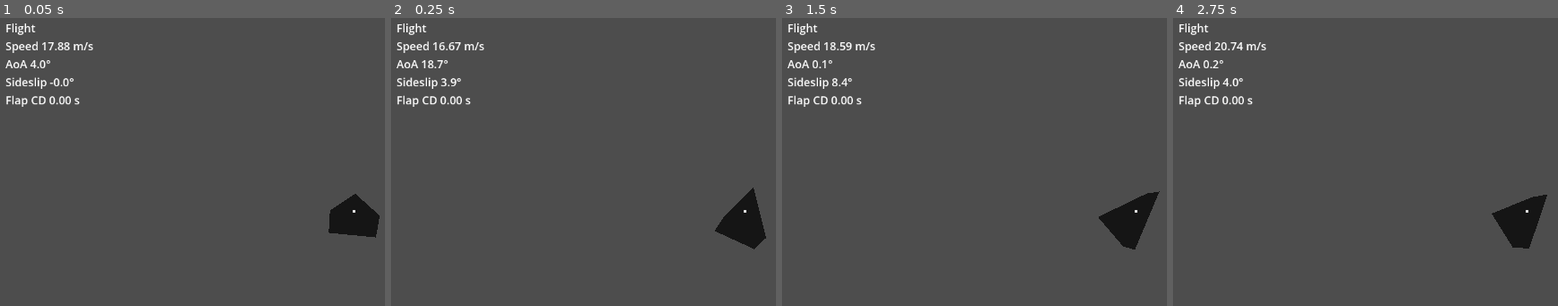
Above: before the commit, frames 1-4 (left to right).
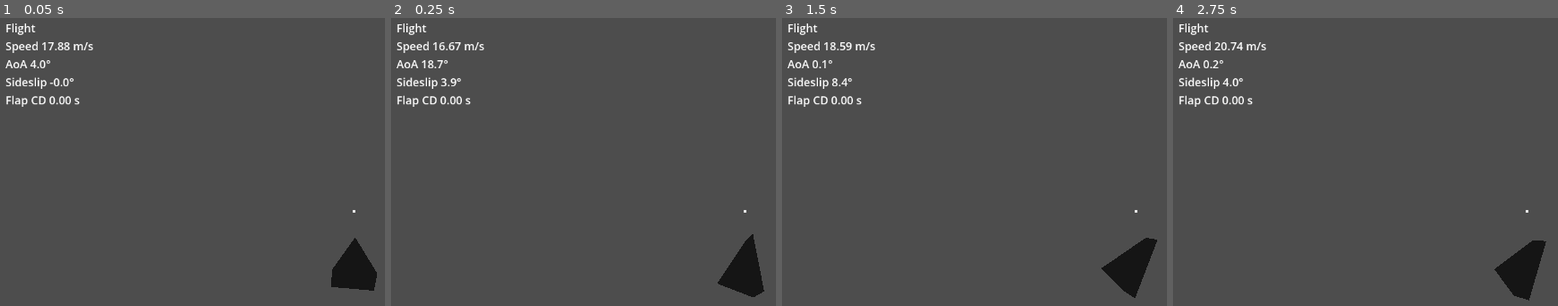
Above: after the commit, the same moments.

Repository: IzalithSky/goose-moves
Game: Godot game, scene res://tests/test_flight_behavior.tscn
Two runs of this game, one before a commit and one after it. Both use one fixed random seed, a clock stepped at 60 frames per second and the inputs below. This scene is started directly instead of the project's main scene.
Inputs (mouse positions are in pixels of both pictures, inside the frame that each line leads up to):
- Up to frame 1 (0.05 s): no input
- Up to frame 2 (0.25 s): no input
- Up to frame 3 (1.5 s): tap Enter at 0.5 s; move the mouse to (outside the picture) at 0.52 s; hold Ctrl (player_crouch) 0.53-1.28 s; hold W (player_forward) from 0.53 s (still down); click (outside the picture) at 0.67 s; tap Space (player_jump) at 0.77, 1.07 s; move the mouse to (1101, 213) at 1.27 s; tap E (player_special) at 1.35 s; click (1101, 213) at 1.42 s
- Up to frame 4 (2.75 s): keep holding W (player_forward); tap Space (player_jump) at 1.52, 1.82 s; move the mouse to (1546, 205) at 2.02 s; hold Shift (player_walk) from 2.03 s (still down); click (1546, 205) at 2.17 s

The runs differ from the first frame. In frame 1, 2.8% of the frame differs, in the area x 85-99%, y 61-95%; in frame 2, 2.7%; in frame 3, 3.0%; in frame 4, 3.0%, in the area x 82-98%, y 61-99%.

Commit message:
fly by wire

Diff:
--- a/data/settings_presets/flight/default.json
+++ b/data/settings_presets/flight/default.json
@@ -11,6 +11,8 @@
 		"flap_impulse_strength": 4.7,
 		"flap_impulse_angle": 45.0,
 		"flap_cooldown": 0.5,
+		"camera_fly_by_wire": 1.0,
+		"camera_fly_by_wire_target_distance": 120.0,
 		"sideslip_compensation": 1.0,
 		"sideslip_compensation_max_yaw": 0.1,
 		"reference_area": 0.275,
--- a/scripts/flight_controller.gd
+++ b/scripts/flight_controller.gd
@@ -2,6 +2,7 @@
 extends CharacterBody3D
 
 const DEFAULT_CAMERA_DISTANCE := 5.0
+const DEFAULT_CAMERA_HEIGHT := 1.6
 const DEFAULT_GRAVITY_SCALE := 0.15
 const DEFAULT_MASS := 4.0
 const DEFAULT_FLAP_IMPULSE_STRENGTH := 4.7
@@ -9,8 +10,23 @@
 const DEFAULT_FLAP_COOLDOWN := 0.5
 const DEFAULT_PITCH_RATE_DEGREES_PER_SECOND := 120.0
 const DEFAULT_ROLL_RATE_DEGREES_PER_SECOND := 120.0
+const DEFAULT_CAMERA_FLY_BY_WIRE_ENABLED := 1.0
+const DEFAULT_CAMERA_FLY_BY_WIRE_TARGET_DISTANCE := 120.0
 const DEFAULT_SIDESLIP_COMPENSATION_ENABLED := 1.0
 const DEFAULT_SIDESLIP_COMPENSATION_MAX_YAW_DEGREES := 0.1
+const FBW_DIRECTION_PITCH_RESPONSE_RATE := 0.6
+const FBW_LEVEL_TURN_ROLL_RESPONSE_RATE := 0.9
+const FBW_LEVEL_TURN_ROLL_GAIN := 1.4
+const FBW_WINGS_LEVEL_ROLL_GAIN := 1.2
+const FBW_ROLL_MAX_DESIRED_RATE := 1.8
+const FBW_TURN_FULL_PULL_ANGLE_RAD := PI * 0.5
+const FBW_TURN_ROLLOUT_ANGLE_RAD := PI / 4.0
+const FBW_TURN_MIN_UNALIGNED_PULL_RATIO := 0.25
+const FBW_TURN_PITCH_ANGLE_TO_RATE_GAIN := 0.85
+const FBW_TURN_MAX_DESIRED_PITCH_RATE := 1.4
+const FBW_TURN_MIN_PULL_ANGLE_RAD := 0.02
+const FBW_TURN_ANGLE_DEADBAND_RAD := PI / 180.0
+const FBW_WINGS_LEVEL_DEADBAND_RAD := PI / 180.0
 const Q3_FLOOR_FRICTION := 6.0
 const Q3_FLOOR_STOP_SPEED := 3.81
 const FLOOR_NORMAL_Y := 0.7
@@ -72,6 +88,8 @@
 var flap_cooldown := DEFAULT_FLAP_COOLDOWN
 var pitch_rate_rad := deg_to_rad(DEFAULT_PITCH_RATE_DEGREES_PER_SECOND)
 var roll_rate_rad := deg_to_rad(DEFAULT_ROLL_RATE_DEGREES_PER_SECOND)
+var camera_fly_by_wire_enabled := DEFAULT_CAMERA_FLY_BY_WIRE_ENABLED >= 0.5
+var camera_fly_by_wire_target_distance := DEFAULT_CAMERA_FLY_BY_WIRE_TARGET_DISTANCE
 var sideslip_compensation_enabled := DEFAULT_SIDESLIP_COMPENSATION_ENABLED >= 0.5
 var sideslip_compensation_max_yaw_rad := deg_to_rad(DEFAULT_SIDESLIP_COMPENSATION_MAX_YAW_DEGREES)
 var mouse_sensitivity := Settings.DEFAULT_MOUSE_SENSITIVITY
@@ -106,7 +124,7 @@
 
 func _physics_process(delta: float) -> void:
 	flap_cooldown_remaining = maxf(flap_cooldown_remaining - delta, 0.0)
-	_collect_inputs()
+	_collect_inputs(delta)
 	_update_aero_angles()
 	var total_force := _get_gravity_force() + _get_aerodynamic_force() + _get_extra_drag_force()
 	velocity += (total_force / maxf(mass, 0.001)) * delta
@@ -131,7 +149,7 @@
 
 func _apply_camera_rotation() -> void:
 	if camera_rig != null:
-		camera_rig.global_position = global_position
+		camera_rig.global_position = global_position + (Vector3.UP * DEFAULT_CAMERA_HEIGHT)
 		camera_rig.global_rotation = Vector3(camera_pitch, camera_yaw, 0.0)
 
 
@@ -152,9 +170,12 @@
 	_apply_controller_settings()
 
 
-func _collect_inputs() -> void:
-	pitch_control_input = Input.get_action_strength("player_back") - Input.get_action_strength("player_forward")
-	roll_control_input = Input.get_action_strength("player_right") - Input.get_action_strength("player_left")
+func _collect_inputs(delta: float) -> void:
+	if camera_fly_by_wire_enabled:
+		_update_camera_fly_by_wire_inputs(delta)
+	else:
+		pitch_control_input = Input.get_action_strength("player_back") - Input.get_action_strength("player_forward")
+		roll_control_input = Input.get_action_strength("player_right") - Input.get_action_strength("player_left")
 	if Input.is_action_just_pressed("player_jump"):
 		_try_flap_impulse()
 
@@ -224,6 +245,113 @@
 	return -direction * reference_area * (linear_component + quadratic_component)
 
 
+func _update_camera_fly_by_wire_inputs(delta: float) -> void:
+	_update_fly_by_wire_inputs_for_target(delta, _get_camera_target_point())
+
+
+func _get_camera_target_point() -> Vector3:
+	if camera == null:
+		return global_position + (-global_basis.z * camera_fly_by_wire_target_distance)
+	var origin := camera.global_position
+	var direction := (-camera.global_basis.z).normalized()
+	var fallback := origin + direction * maxf(camera_fly_by_wire_target_distance, 1.0)
+	var world := get_world_3d()
+	if world == null:
+		return fallback
+	var query := PhysicsRayQueryParameters3D.create(origin, fallback)
+	query.exclude = [get_rid()]
+	var hit := world.direct_space_state.intersect_ray(query)
+	return hit.get("position", fallback) as Vector3
+
+
+func _update_fly_by_wire_inputs_for_target(delta: float, target_point: Vector3) -> void:
+	var frame_basis := global_basis.orthonormalized()
+	var direction := _get_safe_world_direction(target_point - global_position, -frame_basis.z)
+	var local_direction := frame_basis.transposed() * direction
+	var turn_angle := _get_local_turn_angle(local_direction)
+	var roll_target := _get_wings_level_roll_target(frame_basis)
+	var pitch_target := 0.0
+	if turn_angle > FBW_TURN_ANGLE_DEADBAND_RAD:
+		roll_target = _get_lift_vector_roll_target(local_direction, turn_angle, frame_basis)
+		pitch_target = _get_lift_aligned_pitch_target(turn_angle, local_direction)
+	_move_fly_by_wire_inputs(delta, roll_target, pitch_target)
+
+
+func _get_safe_world_direction(direction: Vector3, fallback: Vector3) -> Vector3:
+	if direction.length_squared() <= MIN_DIRECTION_VECTOR_LENGTH_SQUARED:
+		return fallback.normalized()
+	return direction.normalized()
+
+
+func _get_local_turn_angle(local_direction: Vector3) -> float:
+	var forward_alignment := clampf(-local_direction.z, -1.0, 1.0)
+	return acos(forward_alignment)
+
+
+func _get_lift_vector_roll_target(local_direction: Vector3, turn_angle: float, frame_basis: Basis) -> float:
+	var transverse_length_squared := local_direction.x * local_direction.x + local_direction.y * local_direction.y
+	if transverse_length_squared <= MIN_DIRECTION_VECTOR_LENGTH_SQUARED:
+		return _get_wings_level_roll_target(frame_basis)
+
+	var lift_vector_error := atan2(local_direction.x, local_direction.y)
+	var turn_ratio := clampf(turn_angle / FBW_TURN_FULL_PULL_ANGLE_RAD, 0.0, 1.0)
+	var lift_vector_roll := _get_roll_input_for_error(lift_vector_error, FBW_LEVEL_TURN_ROLL_GAIN, turn_ratio)
+	var rollout := 1.0 - clampf(turn_angle / FBW_TURN_ROLLOUT_ANGLE_RAD, 0.0, 1.0)
+	if rollout <= 0.0:
+		return lift_vector_roll
+	return lerpf(lift_vector_roll, _get_wings_level_roll_target(frame_basis), rollout)
+
+
+func _get_wings_level_roll_target(frame_basis: Basis) -> float:
+	var local_world_up := frame_basis.transposed() * Vector3.UP
+	var bank_error := atan2(local_world_up.x, local_world_up.y)
+	if absf(bank_error) <= FBW_WINGS_LEVEL_DEADBAND_RAD:
+		return 0.0
+	return _get_roll_input_for_error(bank_error, FBW_WINGS_LEVEL_ROLL_GAIN)
+
+
+func _get_roll_input_for_error(roll_error: float, angle_to_rate_gain: float, rate_scale := 1.0) -> float:
+	var desired_rate := clampf(
+		roll_error * angle_to_rate_gain * clampf(rate_scale, 0.0, 1.0),
+		-FBW_ROLL_MAX_DESIRED_RATE,
+		FBW_ROLL_MAX_DESIRED_RATE
+	)
+	return clampf(desired_rate / maxf(roll_rate_rad, 0.001), -1.0, 1.0)
+
+
+func _get_lift_aligned_pitch_target(turn_angle: float, local_direction: Vector3) -> float:
+	var pitch_target := _get_turn_pull_pitch_target(turn_angle)
+	var lift_alignment := _get_lift_alignment_factor(local_direction)
+	var curved_alignment := lift_alignment * lift_alignment
+	var pitch_scale := lerpf(FBW_TURN_MIN_UNALIGNED_PULL_RATIO, 1.0, curved_alignment)
+	return pitch_target * pitch_scale
+
+
+func _get_lift_alignment_factor(local_direction: Vector3) -> float:
+	var transverse_length := sqrt(local_direction.x * local_direction.x + local_direction.y * local_direction.y)
+	if transverse_length <= MIN_DIRECTION_VECTOR_LENGTH_SQUARED:
+		return 1.0
+	return clampf(local_direction.y / transverse_length, 0.0, 1.0)
+
+
+func _get_turn_pull_pitch_target(turn_angle: float) -> float:
+	if turn_angle <= FBW_TURN_MIN_PULL_ANGLE_RAD:
+		return 0.0
+	var desired_rate := clampf(
+		turn_angle * FBW_TURN_PITCH_ANGLE_TO_RATE_GAIN,
+		-FBW_TURN_MAX_DESIRED_PITCH_RATE,
+		FBW_TURN_MAX_DESIRED_PITCH_RATE
+	)
+	return clampf(desired_rate / maxf(pitch_rate_rad, 0.001), -1.0, 1.0)
+
+
+func _move_fly_by_wire_inputs(delta: float, roll_target: float, pitch_target: float) -> void:
+	var pitch_step := maxf(FBW_DIRECTION_PITCH_RESPONSE_RATE * delta, 0.0)
+	var roll_step := maxf(FBW_LEVEL_TURN_ROLL_RESPONSE_RATE * delta, pitch_step)
+	pitch_control_input = move_toward(pitch_control_input, clampf(pitch_target, -1.0, 1.0), pitch_step)
+	roll_control_input = move_toward(roll_control_input, clampf(roll_target, -1.0, 1.0), roll_step)
+
+
 func _apply_direct_rotation(delta := 0.0) -> void:
 	if delta > 0.0:
 		var frame_basis := global_basis.orthonormalized()
@@ -364,6 +492,8 @@
 	flap_impulse_angle_rad = deg_to_rad(Settings.get_controller_setting("flap_impulse_angle", Settings.CHARACTER_FLIGHT))
 	flap_cooldown = Settings.get_controller_setting("flap_cooldown", Settings.CHARACTER_FLIGHT)
 	flap_cooldown_remaining = minf(flap_cooldown_remaining, flap_cooldown)
+	camera_fly_by_wire_enabled = Settings.get_controller_setting("camera_fly_by_wire", Settings.CHARACTER_FLIGHT) >= 0.5
+	camera_fly_by_wire_target_distance = Settings.get_controller_setting("camera_fly_by_wire_target_distance", Settings.CHARACTER_FLIGHT)
 	sideslip_compensation_enabled = Settings.get_controller_setting("sideslip_compensation", Settings.CHARACTER_FLIGHT) >= 0.5
 	sideslip_compensation_max_yaw_rad = deg_to_rad(Settings.get_controller_setting("sideslip_compensation_max_yaw", Settings.CHARACTER_FLIGHT))
 	reference_area = Settings.get_controller_setting("reference_area", Settings.CHARACTER_FLIGHT)
--- a/scripts/settings.gd
+++ b/scripts/settings.gd
@@ -98,6 +98,8 @@
 	{"key": "flap_impulse_strength", "label": "Flap impulse strength", "default": FLIGHT_CC.DEFAULT_FLAP_IMPULSE_STRENGTH, "min": 0.0, "max": 50.0, "step": 0.1, "format": "%.1f", "suffix": " m/s"},
 	{"key": "flap_impulse_angle", "label": "Flap impulse angle", "default": FLIGHT_CC.DEFAULT_FLAP_IMPULSE_ANGLE_DEGREES, "min": 0.0, "max": 90.0, "step": 1.0, "format": "%.0f", "suffix": "°"},
 	{"key": "flap_cooldown", "label": "Flap cooldown", "default": FLIGHT_CC.DEFAULT_FLAP_COOLDOWN, "min": 0.0, "max": 5.0, "step": 0.05, "format": "%.2f", "suffix": " s"},
+	{"key": "camera_fly_by_wire", "label": "Camera fly-by-wire", "default": FLIGHT_CC.DEFAULT_CAMERA_FLY_BY_WIRE_ENABLED, "min": 0.0, "max": 1.0, "step": 1.0, "control": "toggle"},
+	{"key": "camera_fly_by_wire_target_distance", "label": "FBW target distance", "default": FLIGHT_CC.DEFAULT_CAMERA_FLY_BY_WIRE_TARGET_DISTANCE, "min": 5.0, "max": 500.0, "step": 5.0, "format": "%.0f", "suffix": " m"},
 	{"key": "sideslip_compensation", "label": "Sideslip compensation", "default": FLIGHT_CC.DEFAULT_SIDESLIP_COMPENSATION_ENABLED, "min": 0.0, "max": 1.0, "step": 1.0, "control": "toggle"},
 	{"key": "sideslip_compensation_max_yaw", "label": "Sideslip yaw step", "default": FLIGHT_CC.DEFAULT_SIDESLIP_COMPENSATION_MAX_YAW_DEGREES, "min": 0.0, "max": 180.0, "step": 1.0, "format": "%.0f", "suffix": "°/frame"},
 	{"key": "reference_area", "label": "Reference area", "default": FLIGHT_CC.DEFAULT_REFERENCE_AREA, "min": 0.1, "max": 50.0, "step": 0.1, "format": "%.1f", "suffix": " m²"},
--- a/tests/test_flight_behavior.gd
+++ b/tests/test_flight_behavior.gd
@@ -26,6 +26,8 @@
 	c.flap_impulse_angle_rad = deg_to_rad(c.DEFAULT_FLAP_IMPULSE_ANGLE_DEGREES)
 	c.flap_cooldown = c.DEFAULT_FLAP_COOLDOWN
 	c.flap_cooldown_remaining = 0.0
+	c.camera_fly_by_wire_enabled = false
+	c.camera_fly_by_wire_target_distance = c.DEFAULT_CAMERA_FLY_BY_WIRE_TARGET_DISTANCE
 	c.sideslip_compensation_enabled = c.DEFAULT_SIDESLIP_COMPENSATION_ENABLED >= 0.5
 	c.sideslip_compensation_max_yaw_rad = deg_to_rad(c.DEFAULT_SIDESLIP_COMPENSATION_MAX_YAW_DEGREES)
 	# High up with nothing to collide with: pure airborne flight.
@@ -207,6 +209,63 @@
 	check_vec3("D rolls around body forward", c.global_basis.x, expected_basis.x, 0.001)
 	check_vec3("body-forward roll preserves nose axis", -c.global_basis.z, -expected_basis.z, 0.001)
 	c.global_basis = saved_basis
+	c.velocity = saved_velocity
+	c.pitch_control_input = saved_pitch_input
+	c.roll_control_input = saved_roll_input
+	c._update_aero_angles()
+
+
+func _check_camera_target_fallback() -> void:
+	var saved_transform: Transform3D = c.global_transform
+	var saved_camera_yaw: float = c.camera_yaw
+	var saved_camera_pitch: float = c.camera_pitch
+	var saved_target_distance: float = c.camera_fly_by_wire_target_distance
+	c.global_transform = Transform3D(Basis.IDENTITY, Vector3(0.0, 200.0, 0.0))
+	c.camera_yaw = deg_to_rad(35.0)
+	c.camera_pitch = 0.0
+	c.camera_fly_by_wire_target_distance = 80.0
+	c._apply_camera_rotation()
+	var expected: Vector3 = c.camera.global_position + (-c.camera.global_basis.z * c.camera_fly_by_wire_target_distance)
+	check_vec3("camera FBW target falls back along camera look", c._get_camera_target_point(), expected, 0.001)
+	c.global_transform = saved_transform
+	c.camera_yaw = saved_camera_yaw
+	c.camera_pitch = saved_camera_pitch
+	c.camera_fly_by_wire_target_distance = saved_target_distance
+	c._apply_camera_rotation()
+
+
+func _check_camera_rig_is_elevated() -> void:
+	var expected_position: Vector3 = c.global_position + (Vector3.UP * c.DEFAULT_CAMERA_HEIGHT)
+	check_vec3("flight camera rig follows above the character", c.camera_rig.global_position, expected_position, 0.001)
+
+
+func _check_fly_by_wire_uses_body_target_direction() -> void:
+	var saved_basis: Basis = c.global_basis
+	var saved_position: Vector3 = c.global_position
+	var saved_velocity: Vector3 = c.velocity
+	var saved_pitch_input: float = c.pitch_control_input
+	var saved_roll_input: float = c.roll_control_input
+	c.global_transform = Transform3D(Basis.IDENTITY, Vector3(0.0, 200.0, 0.0))
+	c.velocity = Vector3(0.0, 0.0, -18.0)
+	c.pitch_control_input = 0.0
+	c.roll_control_input = 0.0
+	c._update_fly_by_wire_inputs_for_target(1.0, c.global_position + (c.global_basis.x * 100.0))
+	check("camera FBW rolls right toward body-right target", c.roll_control_input > 0.1)
+	check("camera FBW pulls while rolling toward side target", c.pitch_control_input > 0.1)
+
+	c.pitch_control_input = 0.0
+	c.roll_control_input = 0.0
+	c._update_fly_by_wire_inputs_for_target(1.0, c.global_position + (c.global_basis.y * 100.0))
+	check("camera FBW pulls up toward body-up target", c.pitch_control_input > 0.1)
+	check("camera FBW does not roll for body-up target", absf(c.roll_control_input) < 0.01)
+
+	c.global_basis = (Basis(Vector3.RIGHT, deg_to_rad(35.0)) * Basis.IDENTITY).orthonormalized()
+	c.pitch_control_input = 0.0
+	c.roll_control_input = 0.0
+	c._update_fly_by_wire_inputs_for_target(1.0, c.global_position + (c.global_basis.x * 100.0))
+	check("camera FBW side target remains body-relative when pitched", c.roll_control_input > 0.1)
+	c.global_basis = saved_basis
+	c.global_position = saved_position
 	c.velocity = saved_velocity
 	c.pitch_control_input = saved_pitch_input
 	c.roll_control_input = saved_roll_input
@@ -322,6 +381,9 @@
 		_check_key_pitch_aoa_limiter()
 		_check_roll_input_has_no_bank_limit()
 		_check_roll_uses_body_forward_axis()
+		_check_camera_rig_is_elevated()
+		_check_camera_target_fallback()
+		_check_fly_by_wire_uses_body_target_direction()
 		_check_sideslip_compensation("forward axial sideslip", Basis.IDENTITY, Vector3(4.0, 0.0, -10.0))
 		_check_sideslip_compensation("negative axial sideslip", Basis.IDENTITY, Vector3(3.0, 0.0, 8.0))
 		var banked_basis := Basis(Vector3.FORWARD, deg_to_rad(90.0))
Not shown, changed: docs/flight-controller.md
